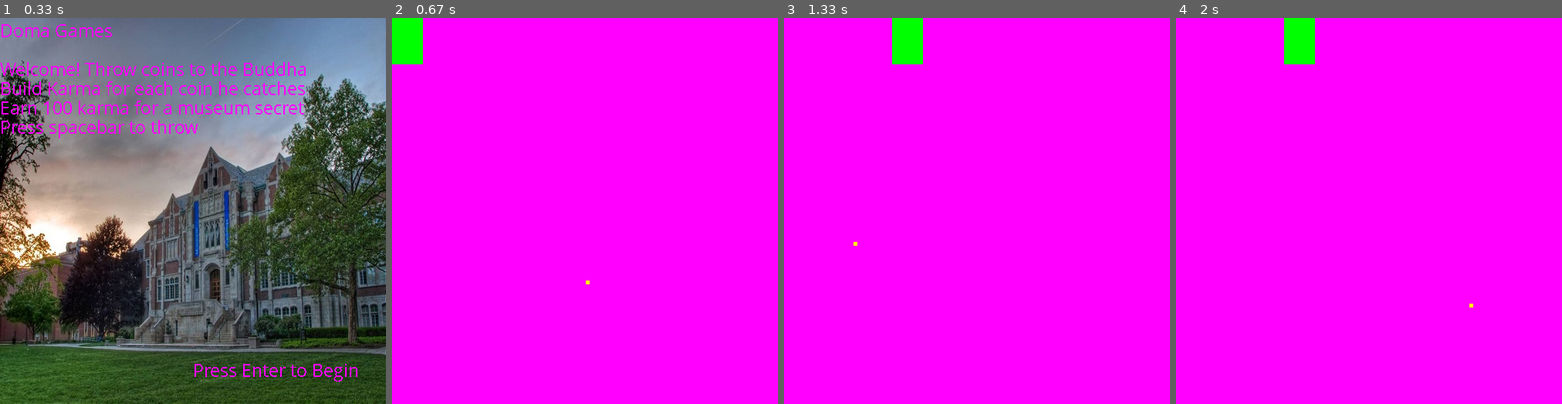
Above: before the commit, frames 1-4 (left to right).
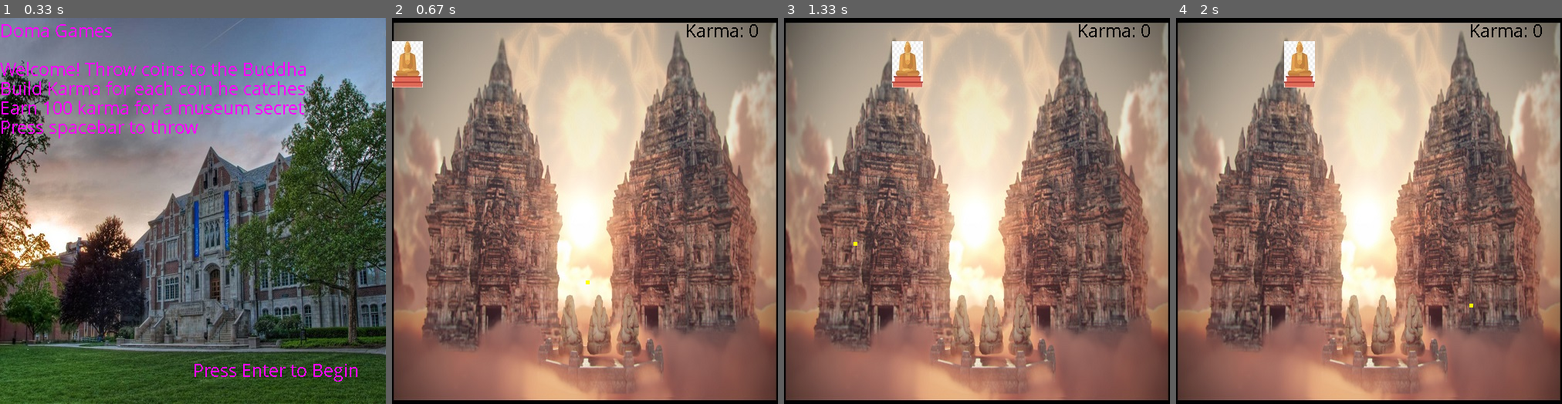
Above: after the commit, the same moments.

Repository: bcrose/DOMAProject
Game: pygame game, started from game_tests.py
The game is run twice, just before and just after one commit, with the same random seed, the same clock (stepped at 60 frames per second) and the same inputs.
Inputs:
- Up to frame 1 (0.33 s): no input
- Up to frame 2 (0.67 s): tap Enter at 0.33 s
- Up to frame 3 (1.33 s): hold Right 0.67-1.13 s; hold Right from 1.17 s (still down)
- Up to frame 4 (2 s): release Right at 1.63 s; hold Left from 1.67 s (still down)

Frame 1 is identical in both runs. In frame 2, 100% of the frame differs, in the area x 0-100%, y 0-100%; in frame 3, 100%; in frame 4, 100%.

Commit message:
Added a background, buddha pic, and score

Diff:
--- a/pygameFun.py
+++ b/pygameFun.py
@@ -26,7 +26,9 @@
 textsurface3 = myfont.render('Earn 100 karma for a museum secret', False, (255, 0, 255))
 textsurface5 = myfont.render('Press spacebar to throw', False, (255, 0, 255))
 textsurface4 = myfont.render('Press Enter to Begin', False, (255, 0, 255))
-buddha = Sprite(0, 0, 40, 60, 20, 20, 0)
+points = 0
+textPoints = myfont.render('Karma: ' + str(points), False, (0, 0, 0))
+buddha = Sprite(0, 30, 40, 60, 20, 20, 0)
 coin = Sprite(random.randint(2, 490), 500, 5, 5, -40, -40, 500)
 
 
@@ -35,7 +37,9 @@
     win = pygame.display.set_mode((500, 500))
     win1 = pygame.display.set_mode((500, 500))
     run = False
-    background_image = pygame.image.load("doma.jpg").convert()
+    domaPic = pygame.image.load("doma.jpg").convert()
+    templePic = pygame.image.load("temple.jpg").convert()
+    theBuddha = pygame.image.load("theBuddha.jpg").convert_alpha()
 
     # menu loop
     while not run:
@@ -44,7 +48,7 @@
             if event.type == pygame.KEYDOWN:
                 if event.key == pygame.K_RETURN:
                     run = True
-        win1.blit(background_image, [0, 0])
+        win1.blit(domaPic, [0, 0])
         win1.blit(textsurface, (0, 0))
         win1.blit(textsurface1, (0, 50))
         win1.blit(textsurface2, (0, 75))
@@ -76,9 +80,11 @@
 
         # this is the attempted but currently broken code to throw the coin
         # This is where everything is drawn on the window
-        win.fill((255, 0, 255))
+        win1.blit(templePic, [0, 0])
+        pygame.draw.rect(win, (0, 0, 0), (buddha.x, buddha.y, buddha.width, buddha.height))
+        win1.blit(theBuddha, [buddha.x, buddha.y])
         pygame.draw.rect(win, (255, 255, 0), (coin.x, coin.y, coin.width, coin.height))
-        pygame.draw.rect(win, (0, 255, 0), (buddha.x, buddha.y, buddha.width, buddha.height))
+        win1.blit(textPoints, (380, 0))
         pygame.display.update()
         pygame.event.pump()
     pygame.quit()
Binary file added: temple.jpg
Binary file added: theBuddha.jpg
